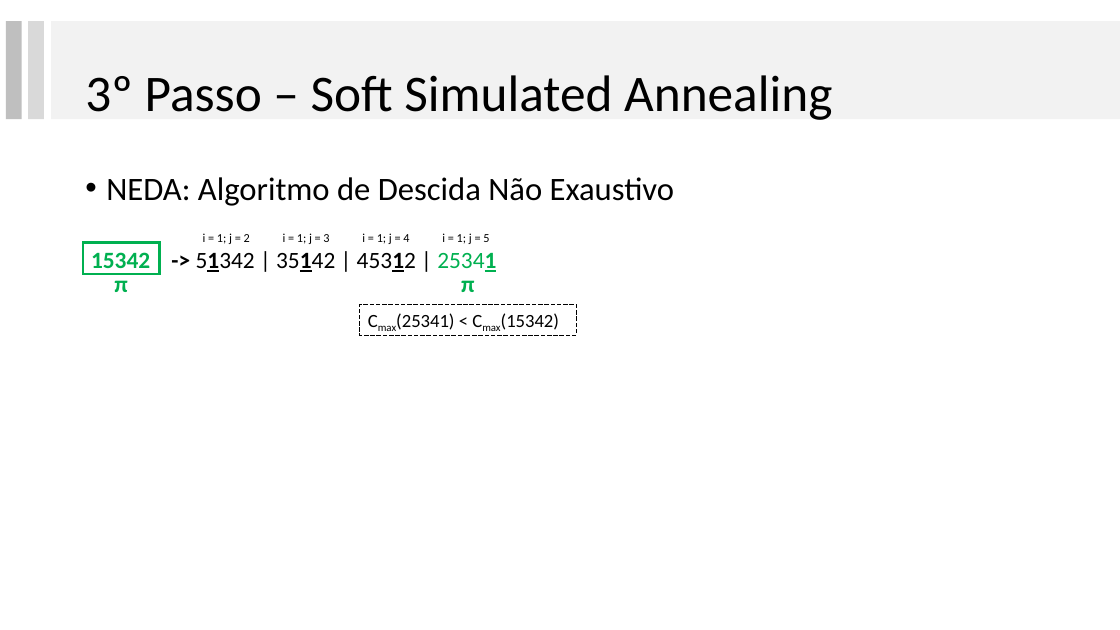
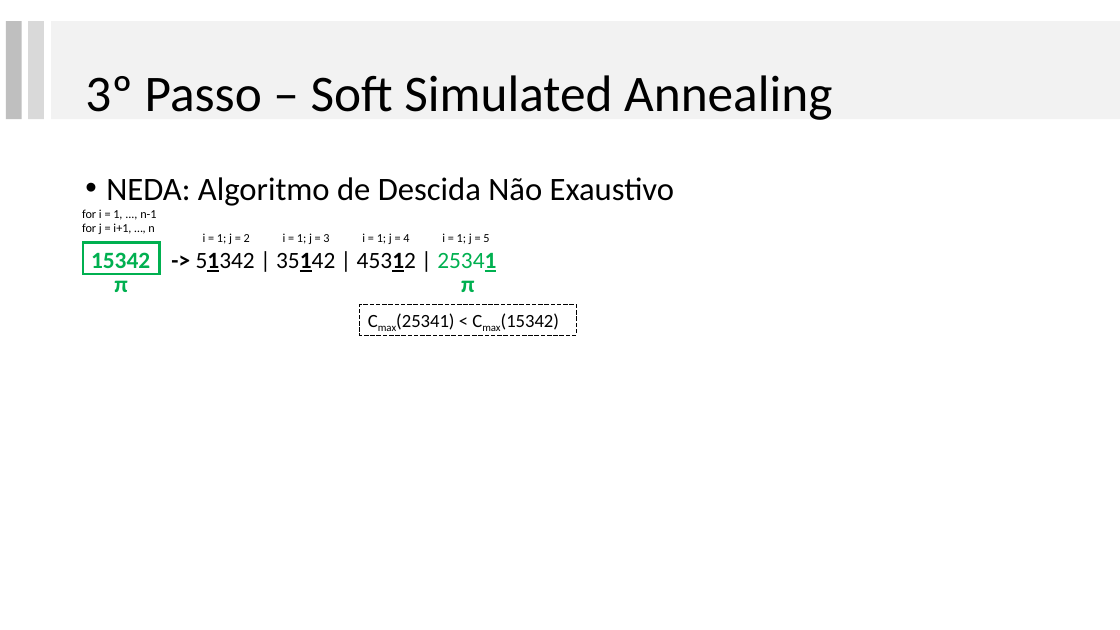
Before and after one commit to lpbiasoto/metaheuristicas, a slide deck: slide 10 of ApresentacaoRibas/apresentaçãoRibas_JHA.pptx. Drawn at 1120x630 pixels with LibreOffice and Linux fonts; fonts in the diff are those of the drawing. Boxes give left, top, right and bottom in pixels: in the first picture for what was removed or moved away, otherwise in the second. Text is boxed around its words. In the diff, an @@ line names an element or a change of style, - is before the commit and + after.

```diff
--- a/ApresentacaoRibas/apresentaçãoRibas_JHA.pptx
+++ b/ApresentacaoRibas/apresentaçãoRibas_JHA.pptx
@@ text added at [82, 209, 156, 234], 10.5 pt, text #000000 @@
+for i = 1, ..., n-1
+for j = i+1, …, n
```
Also in this commit, not shown: 3 other slides changed.
